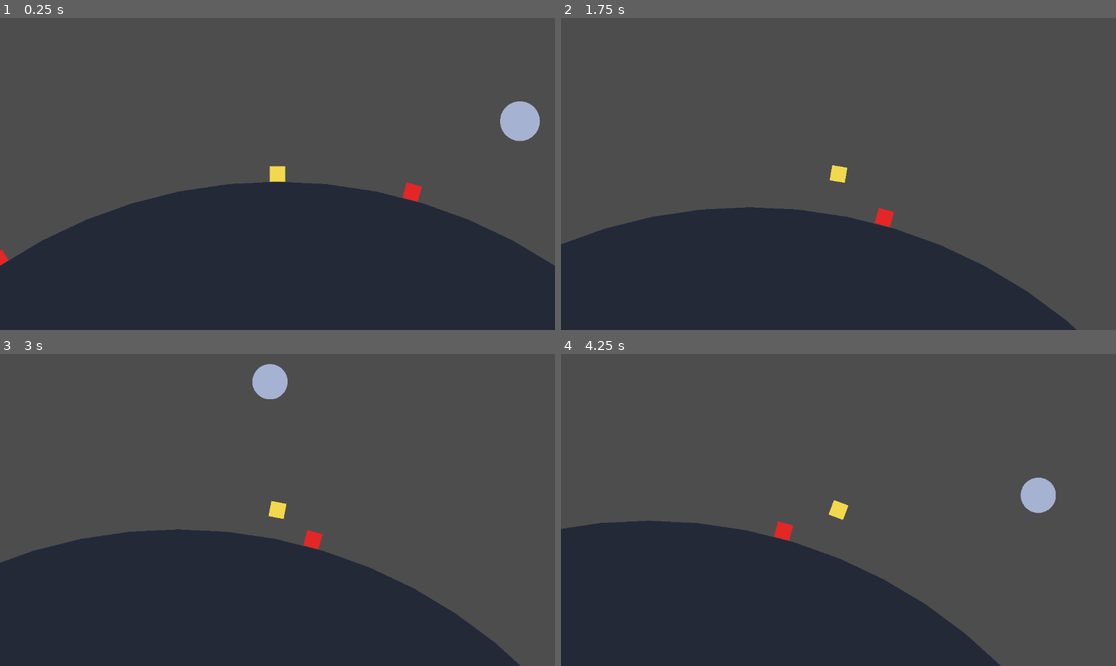
Above: before the commit, frames 1-4 (two rows, left to right).
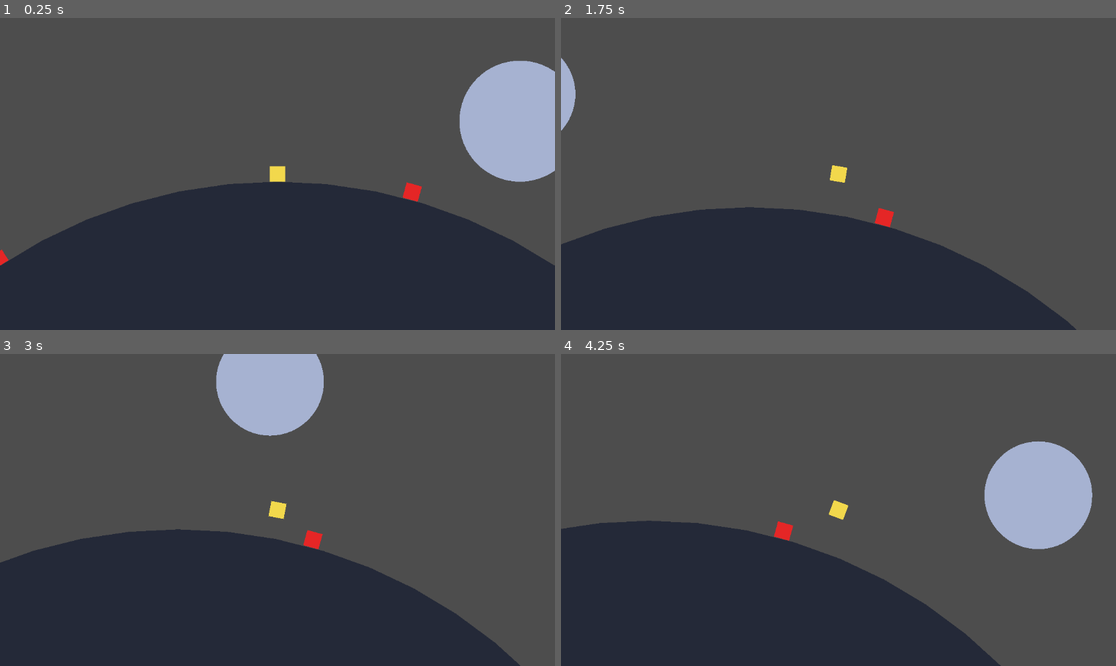
Above: after the commit, the same moments.

Repository: nikita-leonov/gravity
Game: Godot game, scene res://scenes/main.tscn
Same seed, same stepped clock (60 frames per second), same inputs: the game is played once before the commit and once after it.
Inputs:
- Up to frame 1 (0.25 s): no input
- Up to frame 2 (1.75 s): tap Enter (ui_accept) at 0.5, 0.6, 0.77, 1.07, 1.35, 1.52 s; hold Right (ui_right) 0.53-1.28 s; hold Left (ui_left) from 1.28 s (still down)
- Up to frame 3 (3 s): tap Enter (ui_accept) at 1.82, 2.1, 2.85 s; release Left (ui_left) at 2.03 s; hold Right (ui_right) from 2.03 s (still down)
- Up to frame 4 (4.25 s): tap Enter (ui_accept) at 3.02, 3.32, 3.6, 3.77, 4.07 s; release Right (ui_right) at 3.53 s; hold Left (ui_left) from 3.53 s (still down)

The runs differ from the first frame. In frame 1, 5.0% of the frame differs, in the area x 82-100%, y 13-53%; in frame 2, 0.4%; in frame 3, 3.7%; in frame 4, 4.7%.

Commit message:
Increase satellite size and boost jumps

Diff:
--- a/scripts/main.gd
+++ b/scripts/main.gd
@@ -7,7 +7,7 @@
 @export var satellite_count: int = 3
 @export var satellite_orbit_offset: float = 140.0
 @export var satellite_orbit_gap: float = 90.0
-@export var satellite_radius_range: Vector2 = Vector2(26.0, 46.0)
+@export var satellite_radius_range: Vector2 = Vector2(80.0, 140.0)
 @export var satellite_orbit_speed_range: Vector2 = Vector2(0.25, 0.85)
 
 @onready var planet = $Planet
--- a/scripts/player.gd
+++ b/scripts/player.gd
@@ -6,12 +6,18 @@
 @export var gravity_strength: float = 900.0
 @export var radius: float = 16.0
 @export var max_target_angle: float = 0.7
+@export var aligned_jump_angle: float = 0.35
+@export var aligned_jump_boost: float = 1.6
+@export var jump_assist_duration: float = 0.45
+@export var jump_assist_bias: float = 220.0
 
 var planet_center: Vector2 = Vector2.ZERO
 var planet_radius: float = 0.0
 var velocity: Vector2 = Vector2.ZERO
 var grounded := false
 var gravity_bodies: Array = []
+var jump_assist_target: Vector2 = Vector2.ZERO
+var jump_assist_timer: float = 0.0
 
 func _ready() -> void:
 	_set_visual_size()
@@ -22,6 +28,9 @@
 func _physics_process(delta: float) -> void:
 	if gravity_bodies.is_empty():
 		return
+
+	if jump_assist_timer > 0.0:
+		jump_assist_timer = max(jump_assist_timer - delta, 0.0)
 
 	_select_gravity_target()
 	if planet_radius <= 0.0:
@@ -42,8 +51,14 @@
 	velocity += direction_to_center * gravity_strength * delta
 
 	if grounded and Input.is_action_just_pressed("ui_accept"):
-		var jump_direction = _get_jump_direction(direction_to_center)
-		velocity += jump_direction * jump_speed
+		var jump_solution = _get_jump_solution(direction_to_center)
+		var jump_direction = jump_solution["direction"] as Vector2
+		var jump_multiplier = 1.0
+		if jump_solution["aligned"]:
+			jump_multiplier = aligned_jump_boost
+			jump_assist_target = jump_solution["target_center"] as Vector2
+			jump_assist_timer = jump_assist_duration
+		velocity += jump_direction * jump_speed * jump_multiplier
 		grounded = false
 
 	global_position += velocity * delta
@@ -61,6 +76,11 @@
 		var center = body["center"]
 		var body_radius = body["radius"]
 		var distance = (global_position - center).length() - (body_radius + radius)
+		if jump_assist_timer > 0.0 and center == jump_assist_target:
+			var bias_scale = 0.0
+			if jump_assist_duration > 0.0:
+				bias_scale = jump_assist_timer / jump_assist_duration
+			distance -= jump_assist_bias * bias_scale
 		if distance < best_distance:
 			best_distance = distance
 			best_center = center
@@ -69,14 +89,18 @@
 	planet_center = best_center
 	planet_radius = best_radius
 
-func _get_jump_direction(direction_to_center: Vector2) -> Vector2:
+func _get_jump_solution(direction_to_center: Vector2) -> Dictionary:
 	var jump_direction = -direction_to_center
 	var best_dot = cos(max_target_angle)
+	var target_center = Vector2.ZERO
+	var has_target = false
 
 	for body in gravity_bodies:
 		if not body.has("center") or not body.has("radius"):
 			continue
 		var center = body["center"]
+		if center == planet_center:
+			continue
 		var to_body = (center - global_position)
 		if to_body.length() <= 0.0:
 			continue
@@ -85,8 +109,21 @@
 		if alignment > best_dot:
 			best_dot = alignment
 			jump_direction = candidate_direction
+			target_center = center
+			has_target = true
 
-	return jump_direction
+	var aligned = false
+	if has_target:
+		var from_planet = (global_position - planet_center).normalized()
+		var from_satellite = (global_position - target_center).normalized()
+		var alignment_score = from_planet.dot(from_satellite)
+		aligned = alignment_score >= cos(aligned_jump_angle)
+
+	return {
+		"direction": jump_direction,
+		"aligned": aligned,
+		"target_center": target_center
+	}
 
 func _apply_surface_constraints() -> void:
 	var desired_radius = planet_radius + radius
